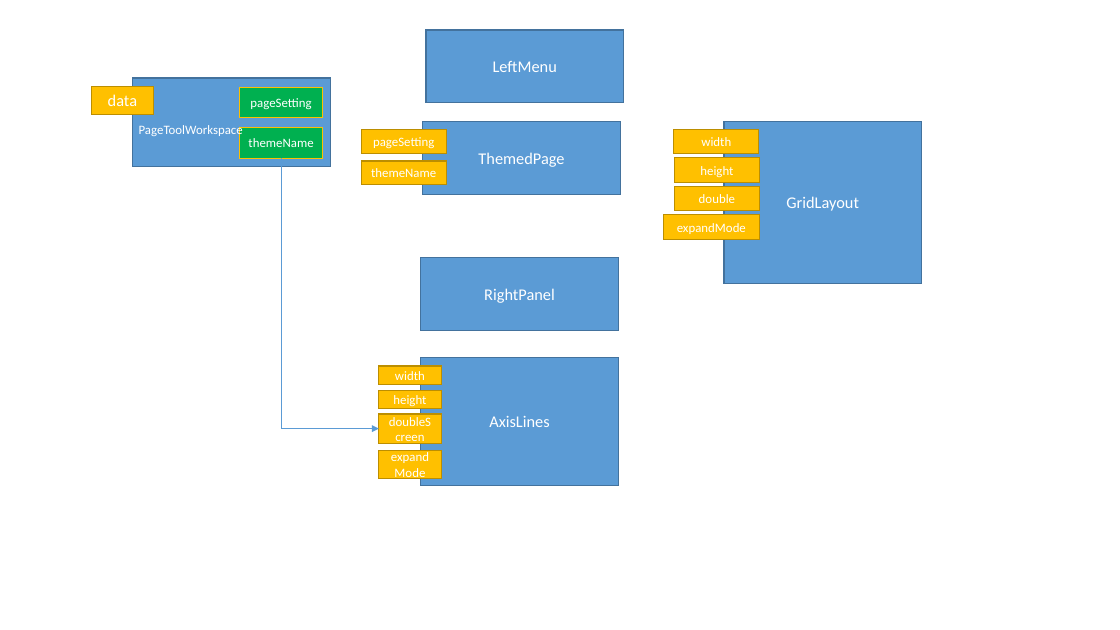
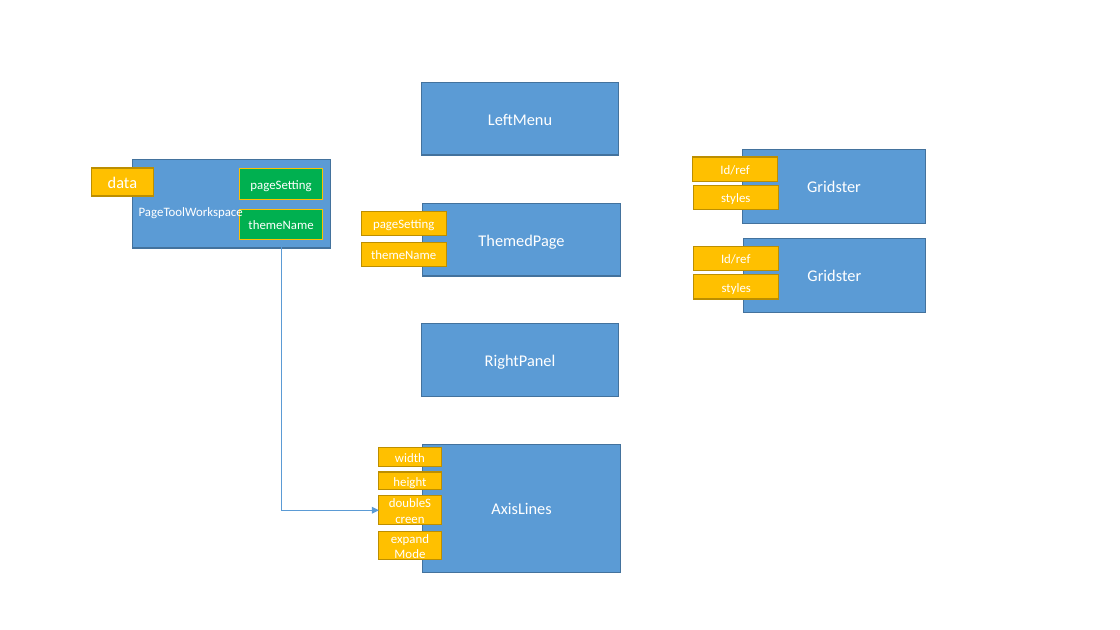
Before and after one commit to qcgm1978/AuthoringTool, a slide deck: slide 3 of doc/AuthoringTool Design.pptx. Drawn at 1120x630 pixels with LibreOffice and Linux fonts; fonts in the diff are those of the drawing. Boxes give left, top, right and bottom in pixels: in the first picture for what was removed or moved away, otherwise in the second. Text is boxed around its words. In the diff, an @@ line names an element or a change of style, - is before the commit and + after.

```diff
--- a/doc/AuthoringTool Design.pptx
+++ b/doc/AuthoringTool Design.pptx
@@ rectangle "LeftMenu": place and size @@
-rectangle "LeftMenu" at (426, 30, 623, 103)
+rectangle "LeftMenu" at (422, 82, 619, 155)
@@ 11 rectangles, 1 text, 1 elbow arrow: place and size @@
-11 rectangles, 1 text, 1 elbow arrow at (92, 78, 620, 478)
+11 rectangles, 1 text, 1 elbow arrow at (92, 160, 620, 560)
@@ rectangle "Id/ref": place and size @@
-rectangle "Id/ref" at (674, 129, 759, 154)
+rectangle "Id/ref" at (693, 157, 778, 181)
@@ text in rectangle at (720, 165, 749, 175): text changed @@
-width
+Id/ref
@@ rectangle "Gridster": place and size @@
-rectangle "Gridster" at (724, 122, 922, 283)
+rectangle "Gridster" at (743, 150, 925, 223)
@@ rectangle removed at (675, 187, 760, 211) @@
-double
@@ rectangle "styles": place and size @@
-rectangle "styles" at (675, 158, 760, 182)
+rectangle "styles" at (693, 186, 778, 210)
@@ text in rectangle at (721, 193, 750, 204): text changed @@
-height
+styles
@@ text in rectangle at (807, 180, 861, 192): text changed @@
-GridLayout
+Gridster
@@ rectangle removed at (664, 215, 760, 239) @@
-expandMode
@@ rectangle added at (744, 239, 926, 313), fill #5B9BD5, outline #43739E 1 pt, 14 pt, text #FFFFFF @@
+Gridster
@@ rectangle added at (693, 246, 778, 271), fill #FFC000, outline #BD8E00 1 pt, 11 pt, text #FFFFFF @@
+Id/ref
@@ rectangle added at (694, 275, 779, 299), fill #FFC000, outline #BD8E00 1 pt, 11 pt, text #FFFFFF @@
+styles
@@ rectangle "RightPanel": place and size @@
-rectangle "RightPanel" at (421, 258, 618, 331)
+rectangle "RightPanel" at (422, 323, 619, 397)
@@ rectangle "AxisLines": place and size @@
-rectangle "AxisLines" at (421, 357, 618, 485)
+rectangle "AxisLines" at (423, 444, 620, 572)
```
Also in this commit, not shown: 1 other slide changed, 3 other files.
